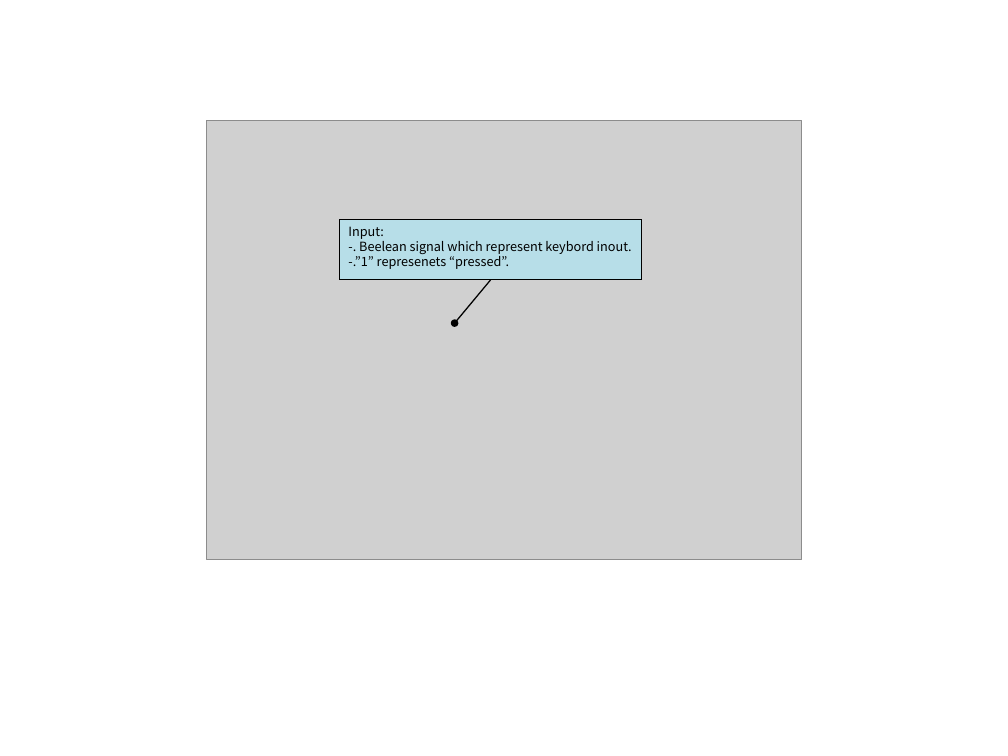
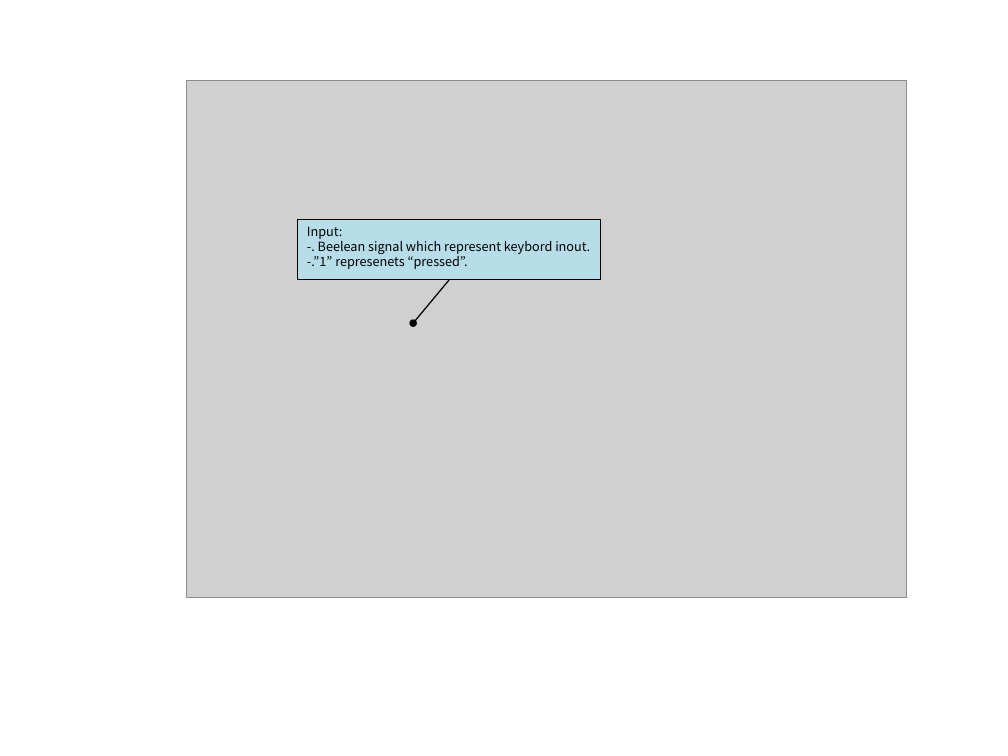
Before and after one commit to zeta-plusplus/FluidSystemComponents, a slide deck: slide 9 of figs/makeFig.pptx. Drawn at 1008x756 pixels with LibreOffice and Linux fonts; fonts in the diff are those of the drawing; grey boxes stand for pictures. Boxes give left, top, right and bottom in pixels: in the first picture for what was removed or moved away, otherwise in the second. Text is boxed around its words. In the diff, an @@ line names an element or a change of style, - is before the commit and + after.

```diff
--- a/figs/makeFig.pptx
+++ b/figs/makeFig.pptx
@@ picture: place and size @@
-picture at (207,120,802,559)
+picture at (187,80,906,597)
@@ rectangle "Input:": place and size @@
-rectangle "Input:" at (339,220,642,280)
+rectangle "Input:" at (298,220,601,280)
@@ arrow moved from (491, 280) - (455, 323) to (449, 280) - (413, 323) @@
```
Also in this commit, not shown: 7 other slides changed, 8 other files.
